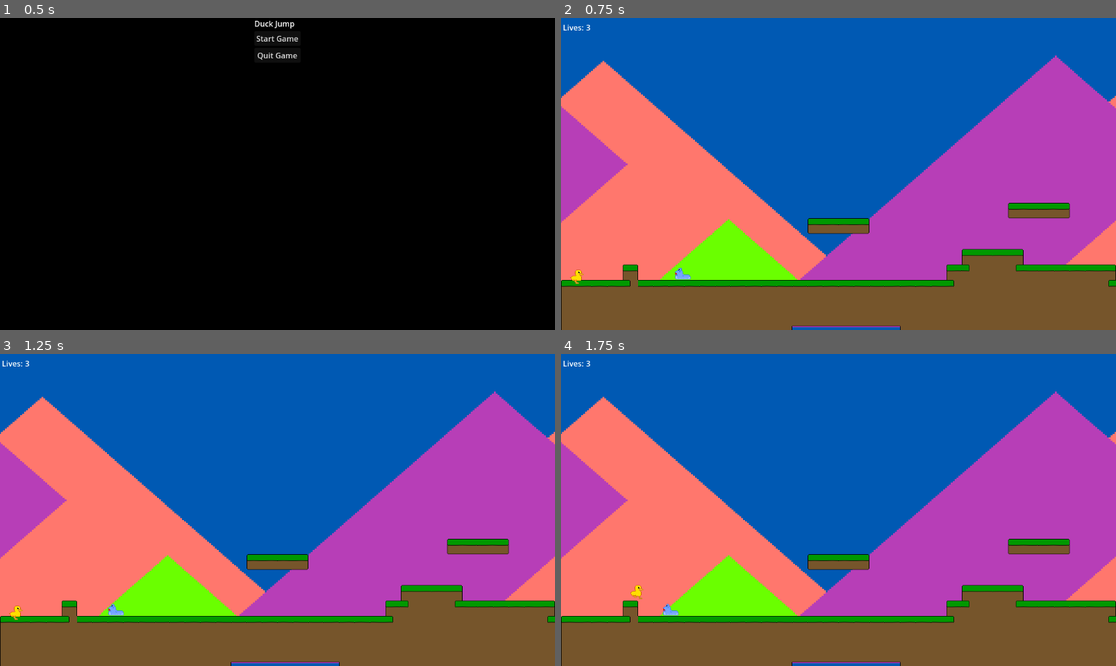
Above: before the commit, frames 1-4 (two rows, left to right).
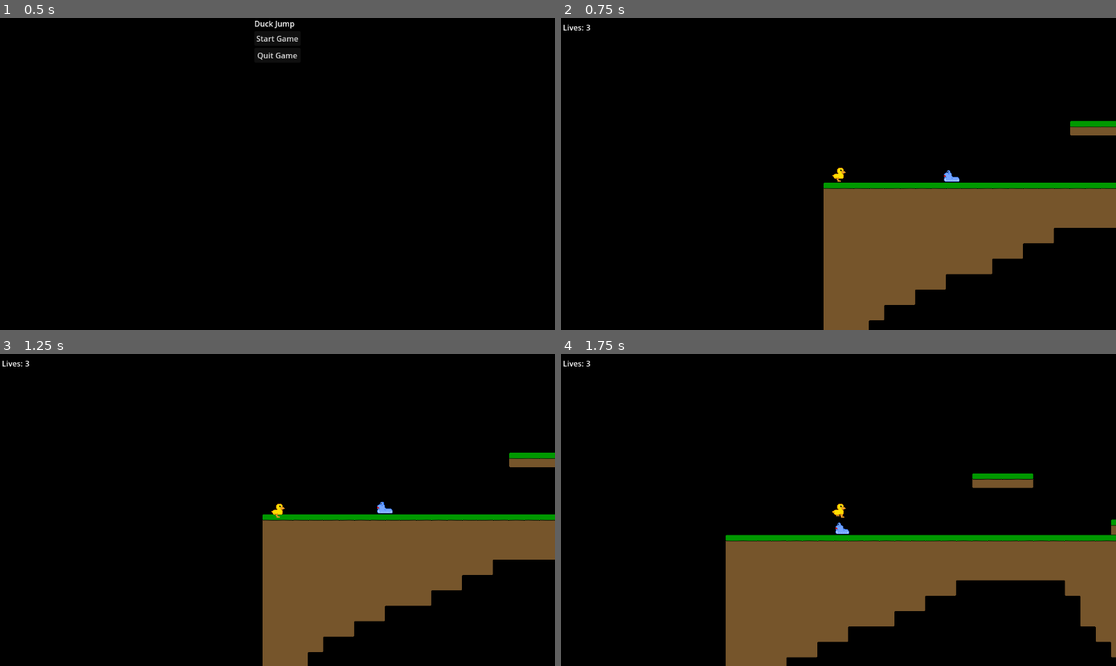
Above: after the commit, the same moments.

Repository: JakeSlaght/ducky-platformer-godot
Game: Godot game, scene res://main.tscn
Same seed, same stepped clock (60 frames per second), same inputs: the game is played once before the commit and once after it.
Inputs:
- Up to frame 1 (0.5 s): no input
- Up to frame 2 (0.75 s): click "Start Game" at 0.5 s
- Up to frame 3 (1.25 s): no input
- Up to frame 4 (1.75 s): hold D (right) from 1.28 s (still down); tap W (jump) at 1.52 s

Frame 1 is identical in both runs. In frame 2, 97% of the frame differs, in the area x 0-100%, y 0-100%; in frame 3, 98%; in frame 4, 96%.

Commit message:
fix: saving/reloading and restarting work. just need to trigger using start game for restart, need to figure out just auto restart

Diff:
--- a/camera.gd
+++ b/camera.gd
@@ -11,15 +11,18 @@
 func calculate_and_set_camera_transform() -> void:
 	var canvas_transform = get_viewport().get_canvas_transform()
 	canvas_transform[2] = player_world_pos * window_size
+
 	get_viewport().set_canvas_transform(canvas_transform)
 
 func get_player_world_pos():
+	if !player:
+		return Vector2(0,0)
 	# Converts the player position to the map he's on. Returns the map id/coordinates as Vector2
 	var pos = player.get_position()
 	var x = floor(pos.x / window_size.x)
 	var y = floor(pos.y / window_size.y)
+
 	return Vector2(x, y)
-
 
 # This is a basic solution to the problem. Another way would be to divide the world using a grid
 # and to check on which cell the player is. With each map containing the same amount of cells,
--- a/duck/duck.gd
+++ b/duck/duck.gd
@@ -2,7 +2,7 @@
 
 @onready var death_timer: Timer = %death_timer
 @onready var animated_sprite_2d: AnimatedSprite2D = %AnimatedSprite2D
-@export var current_map: Map
+@export var current_map: String
 
 const SPEED = 450.0
 const JUMP_VELOCITY = -300.0
@@ -62,19 +62,16 @@
 	var updated_lives = lives - 1
 	if updated_lives > 0:
 		lives = updated_lives
+		Loader.create_new_game(self)
 		die()
 	else:
 		lives = 0
 		die()
 
 	if lives > 0:
-		# TO DO: Figure out what I need to do at thsi point.
-		# Reloading the map doesn't work because all the children remain and
-		# this is not good enough
-		# I need to implement a level reload format.
-		# maybe I need to implement a game save/load format?
-		# This will also allow me to maintain monsters?
 		print_debug('need to reload the current level')
+		Loader.load_game()
+		get_tree().reload_current_scene()
 	else:
 		print_debug('create a you died menu')
 
@@ -87,4 +84,5 @@
 	SignalBus.update_lives_counter.emit(lives)
 
 func death_timeout() -> void:
+	#get_tree().reload_current_scene()
 	pass
--- a/duck/duck.tscn
+++ b/duck/duck.tscn
@@ -1,8 +1,9 @@
-[gd_scene load_steps=20 format=3 uid="uid://4o2nx7uj576a"]
+[gd_scene load_steps=21 format=3 uid="uid://4o2nx7uj576a"]
 
 [ext_resource type="Texture2D" uid="uid://xfa8w0moyfqr" path="res://images/duck.png" id="1_4ouwr"]
 [ext_resource type="Script" uid="uid://d12hvn4evofvo" path="res://duck/duck.gd" id="1_8etuo"]
 [ext_resource type="Texture2D" uid="uid://cpkokf1lqx64d" path="res://images/duck_dying.png" id="3_1n4f5"]
+[ext_resource type="Script" uid="uid://dy8dqcsrnu7a6" path="res://camera.gd" id="4_th5ro"]
 
 [sub_resource type="AtlasTexture" id="AtlasTexture_r1fxg"]
 atlas = ExtResource("1_4ouwr")
@@ -146,4 +147,8 @@
 [node name="death_timer" type="Timer" parent="."]
 unique_name_in_owner = true
 
+[node name="Camera2D" type="Camera2D" parent="." node_paths=PackedStringArray("player")]
+script = ExtResource("4_th5ro")
+player = NodePath("..")
+
 [connection signal="body_entered" from="hit_box" to="." method="_on_hit_box_body_entered"]
--- /dev/null
+++ b/level.gd
@@ -0,0 +1 @@
+class_name Level extends Node2D
--- a/main.tscn
+++ b/main.tscn
@@ -1,8 +1,7 @@
-[gd_scene load_steps=6 format=3 uid="uid://br7kqt3kh4b00"]
+[gd_scene load_steps=5 format=3 uid="uid://br7kqt3kh4b00"]
 
 [ext_resource type="PackedScene" uid="uid://kg7mst531sth" path="res://background.tscn" id="1_o3q1b"]
 [ext_resource type="PackedScene" uid="uid://bjv0xrhllcykg" path="res://map_logics/map.tscn" id="2_5lceh"]
-[ext_resource type="PackedScene" uid="uid://82wup3kv6atu" path="res://camera.tscn" id="3_1bvp3"]
 [ext_resource type="Script" uid="uid://c2clnay33hij8" path="res://hud.gd" id="4_lquwl"]
 [ext_resource type="PackedScene" uid="uid://rgab1bv8hh8d" path="res://menu.tscn" id="6_7mycd"]
 
@@ -13,13 +12,11 @@
 visible = false
 
 [node name="background" parent="game" instance=ExtResource("1_o3q1b")]
+visible = false
 scroll_offset = Vector2(-1040, 324)
 
-[node name="map" parent="game" node_paths=PackedStringArray("camera") instance=ExtResource("2_5lceh")]
-camera = NodePath("../Camera2D")
-
-[node name="Camera2D" parent="game" instance=ExtResource("3_1bvp3")]
-position = Vector2(582, 327)
+[node name="map" parent="game" instance=ExtResource("2_5lceh")]
+map_name = "test"
 
 [node name="hud" type="CanvasLayer" parent="game"]
 unique_name_in_owner = true
--- a/map_logics/map.gd
+++ b/map_logics/map.gd
@@ -1,12 +1,13 @@
 class_name Map extends Node2D
 
+@export var duck: Duck
+@export var map_name: String
 @export var colors: PackedColorArray
 @export var camera: Camera2D
 @onready var water: TileMapLayer = %water
 
 var platform_scene = load("res://map_logics/platform.tscn")
 var level_end_scene = load("res://level_ending.tscn")
-var duck_scene = load("res://duck/duck.tscn")
 var slug_scene = load("res://enemy.tscn")
 
 var TILE_SIZE: int = 32
@@ -16,17 +17,13 @@
 var height: int
 var pit_width: int
 var pit_height: int
-var map = Image.load_from_file("res://images/test_platform_map.png")
 var grass_tiles = [];
-
-# Called when the node enters the scene tree for the first time.
-func _ready() -> void:
-	generate_map()
-# Called every frame. 'delta' is the elapsed time since the previous frame.
-func _process(_delta: float) -> void:
-	pass
+var map_path: String
+var map: Image
 
 func generate_map() -> void:
+	map_path = 'res://images/%s.png' %[map_name]
+	map = Image.load_from_file(map_path)
 	width = map.get_width()
 	height = map.get_height()
 
@@ -76,11 +73,8 @@
 					level_end.global_position = Vector2(x * TILE_SIZE, y * TILE_SIZE)
 					add_child(level_end)
 				8: #white - player
-					var duck = duck_scene.instantiate()
 					duck.global_position = Vector2(x * TILE_SIZE, y * TILE_SIZE)
-					duck.current_map = self
-					add_child(duck)
-					camera.player = duck
+
 
 func player_to_tile_location(player_position: Vector2) -> Vector2i:
 	var tile_x = int(player_position.x / width)
--- a/menu.gd
+++ b/menu.gd
@@ -3,10 +3,64 @@
 @onready var menus: CanvasLayer = %menus
 @onready var hud: CanvasLayer = %hud
 
+var game_data: GameData
+var duck_scene = load("res://duck/duck.tscn")
+var map_scene = load("res://map_logics/map.tscn")
+var camera_scene = load("res://camera.tscn")
+var map: Map
+var duck: Duck
+
+func _ready() -> void:
+	game.visible = false
+	hud.visible = false
+	menus.visible = true
+
 func _on_game_pressed() -> void:
+	game_data = Loader.load_game()
+	if !game_data:
+		print_debug('create a starting world!')
+		_start_new_game()
+
+	print_debug('load in the map and data')
+	_load_game(game_data)
 	game.visible = true
 	hud.visible = true
 	menus.visible = false
 
 func _on_quit_pressed() -> void:
 	get_tree().quit()
+
+func _load_game(game_data: GameData) -> void:
+	if !map:
+		map = map_scene.instantiate()
+		game.add_child(map)
+
+	if !duck:
+		duck = duck_scene.instantiate()
+		game.add_child(duck)
+
+	duck.lives = game_data.STARTING_LIVES + game_data.adjust_lives
+	duck.current_map = game_data.level_name
+	map.map_name = 'test'
+	map.duck = duck
+
+	map.generate_map()
+
+	SignalBus.update_lives_counter.emit(duck.lives)
+
+
+func _start_new_game() -> void:
+	game_data = GameData.new()
+	map = map_scene.instantiate()
+	duck = duck_scene.instantiate()
+
+	game.add_child(map)
+	game.add_child(duck)
+
+	duck.current_map = 'test'
+	map.map_name = 'test'
+	map.duck = duck
+
+	map.generate_map()
+
+	Loader.create_new_game(duck)
--- a/project.godot
+++ b/project.godot
@@ -18,6 +18,7 @@
 [autoload]
 
 SignalBus="*res://singletons/signal_bus.gd"
+Loader="*res://singletons/loader.gd"
 
 [global_group]
 
--- /dev/null
+++ b/singletons/loader.gd
@@ -0,0 +1,19 @@
+extends Node
+
+const DIR_PATH = 'user://ducklings'
+
+static func create_new_game(duck: Duck) -> void:
+	var save_path = '%s/save.tres' %[DIR_PATH]
+	var game: GameData = GameData.new()
+
+	game.level_name = duck.current_map
+	game.adjust_lives = duck.lives - game.STARTING_LIVES
+
+	ResourceSaver.save(game,save_path)
+
+static func load_game() -> GameData:
+	var game: GameData
+	var game_path = '%s/save.tres' %[DIR_PATH]
+	game = load(game_path) as GameData
+
+	return game
--- /dev/null
+++ b/singletons/resource_files/game_data.gd
@@ -0,0 +1,6 @@
+class_name GameData extends Resource
+
+const STARTING_LIVES = 3
+
+@export var adjust_lives: int
+@export var level_name: String
Renamed: images/test_platform_map.png -> images/test.png
Not shown, changed: images/test.png.import
Not shown, added: level.gd.uid
Not shown, added: singletons/loader.gd.uid
Not shown, added: singletons/resource_files/game_data.gd.uid
